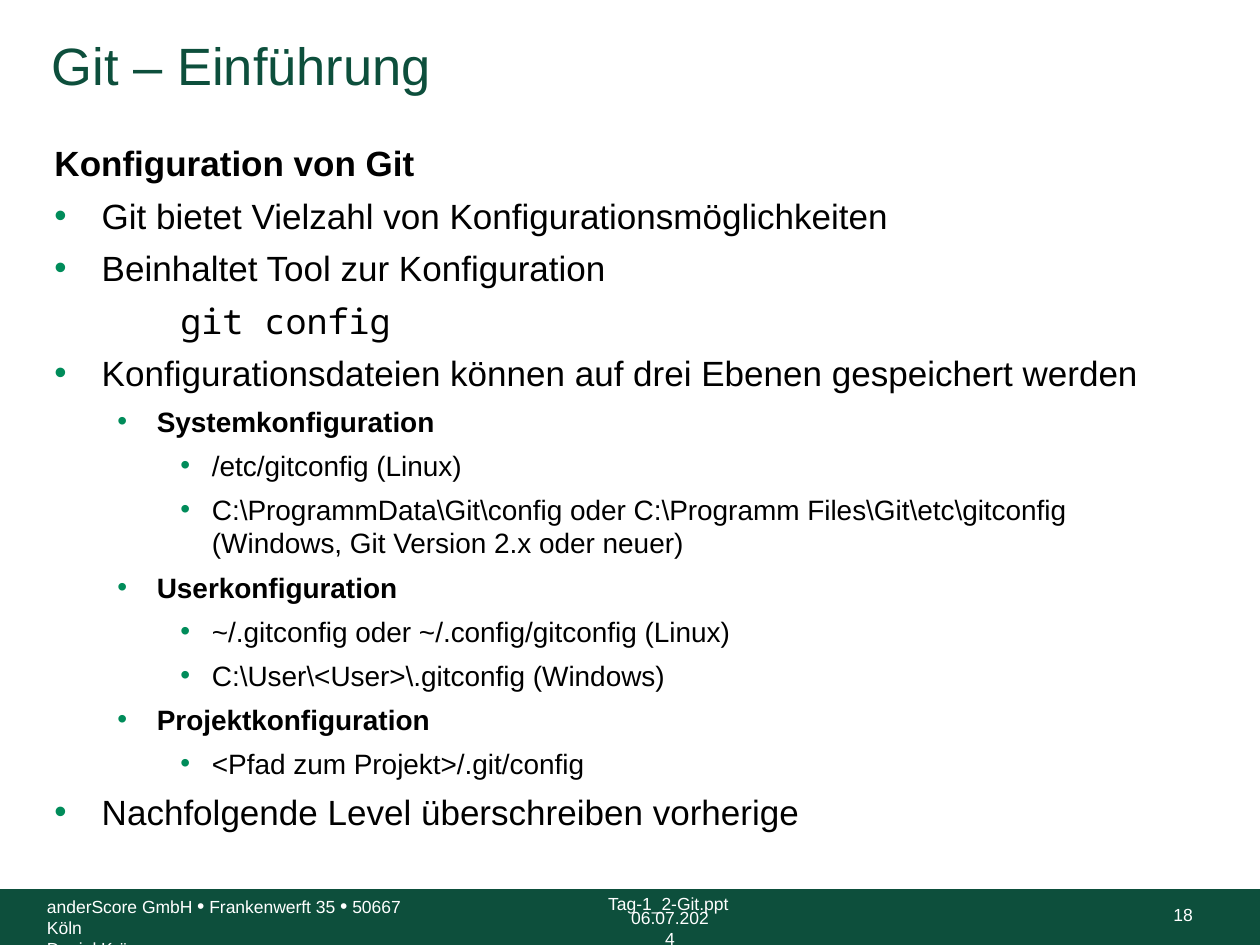
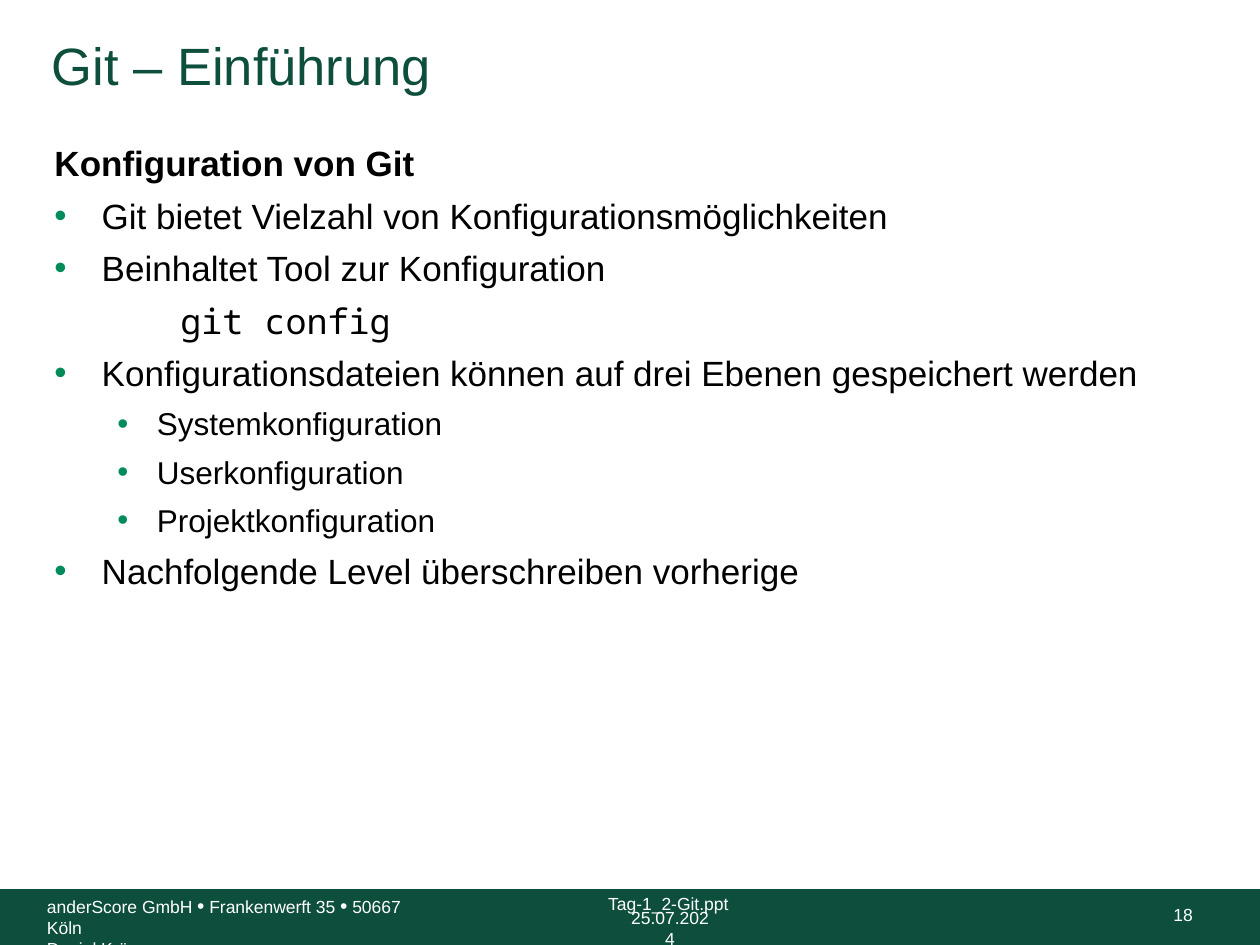
Before and after one commit to anderscore-gmbh/gitlab, a slide deck: slide 18 of slides/Tag-1_2-Git.pptx. Drawn at 1260x945 pixels with LibreOffice and Linux fonts; fonts in the diff are those of the drawing; background and template pictures are left out. Boxes give left, top, right and bottom in pixels: in the first picture for what was removed or moved away, otherwise in the second. Text is boxed around its words. In the diff, an @@ line names an element or a change of style, - is before the commit and + after.

```diff
--- a/slides/Tag-1_2-Git.pptx
+++ b/slides/Tag-1_2-Git.pptx
@@ text at bbox=[157, 412, 442, 538]: size 16 to 18 pt, bold off in "Systemkonfiguration", "Userkonfiguration", "Projektkonfiguration" @@
@@ text at bbox=[212, 455, 1066, 559]: paragraphs removed @@
-    • /etc/gitconfig (Linux)
-    • C:\ProgrammData\Git\config oder C:\Programm Files\Git\etc\gitconfig (Windows, Git Version 2.x oder neuer)
@@ text at bbox=[212, 621, 730, 691]: paragraphs removed @@
-    • ~/.gitconfig oder ~/.config/gitconfig (Linux)
-    • C:\User\<User>\.gitconfig (Windows)
@@ text at bbox=[212, 753, 584, 779]: paragraph removed @@
-    • <Pfad zum Projekt>/.git/config
@@ text at bbox=[631, 911, 709, 924]: text changed @@
-06.07.2024
+25.07.2024
```
Also in this commit, not shown: 79 other slides changed, 1 other file.
